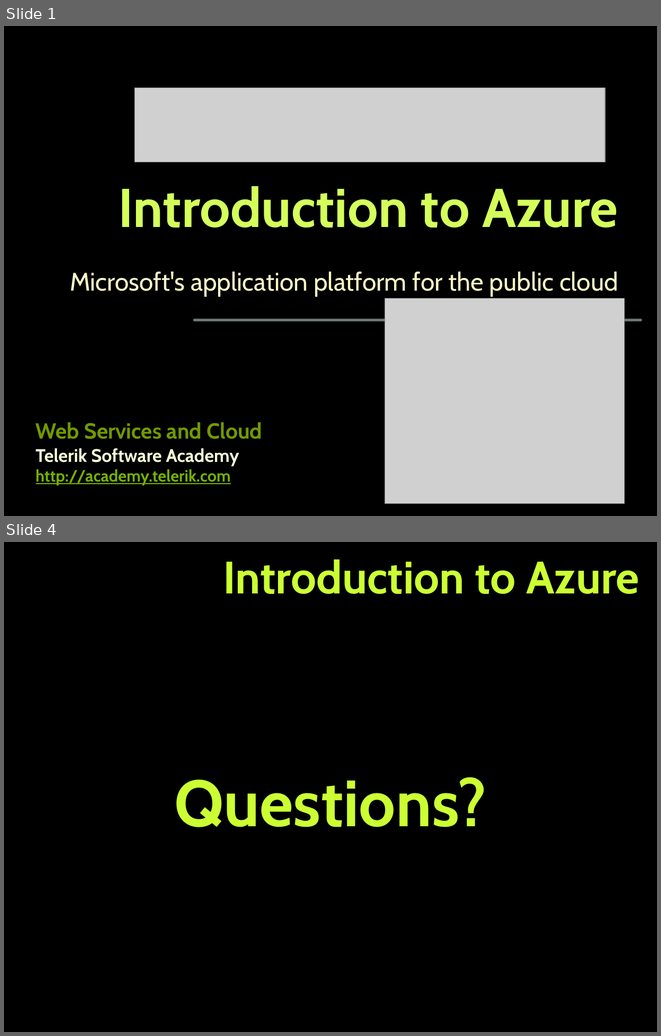
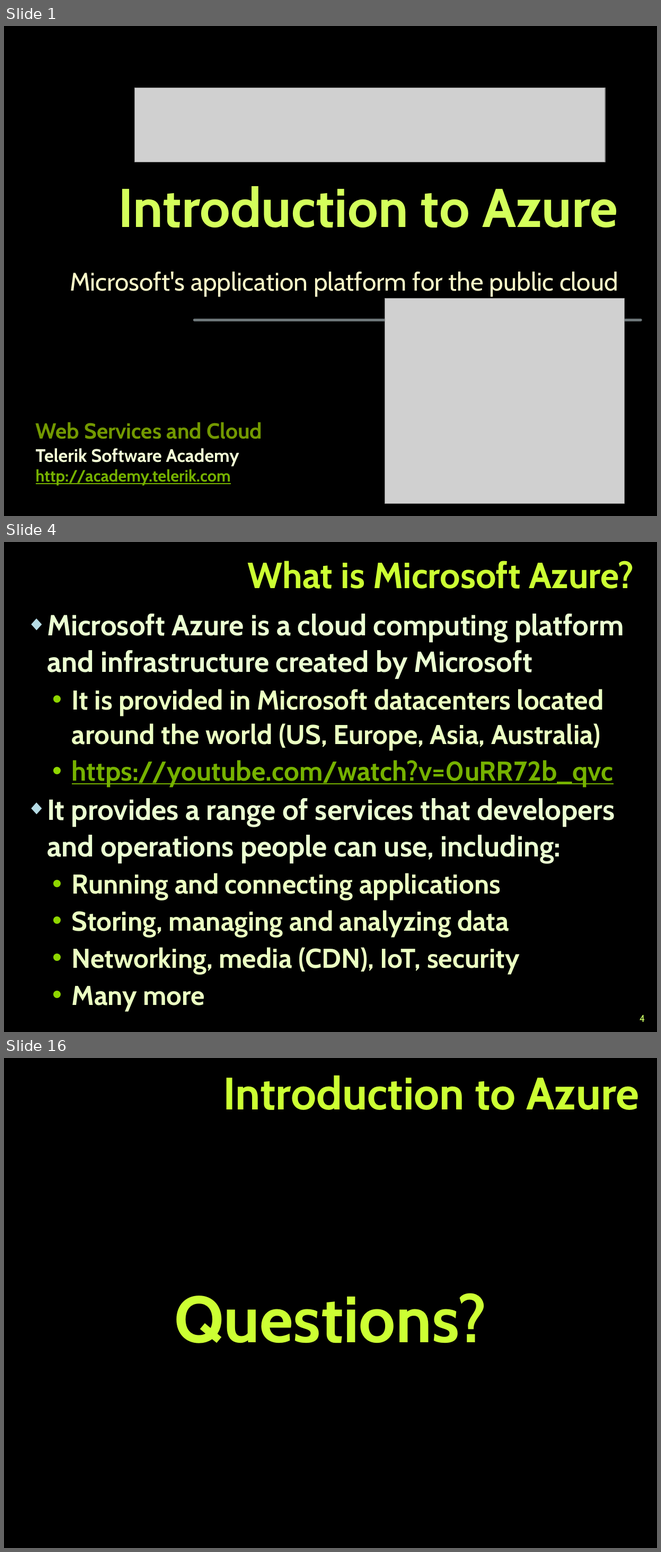
Before and after one commit to TelerikAcademy/Web-Services-and-Cloud, a slide deck: 09. Intro-to-Azure/Intro-to-Azure.pptx. Shown one above the other, each under a label of ours: slides 1 and 4 before the commit, slides 1, 4 and 16 after it; the slides between them are not shown. The pictures are 661x1036 and 661x1552 pixels, drawn with LibreOffice and Linux fonts; fonts in the diff are those of the drawing; grey boxes stand for pictures; background and template pictures are left out. Boxes give left, top, right and bottom in pixels: in the first picture for what was removed or moved away, otherwise in the second. Text is boxed around its words. In the diff, an @@ line names an element or a change of style, - is before the commit and + after.

Commit message:
Work on Intro-to-Azure.pptx

```diff
--- a/09. Intro-to-Azure/Intro-to-Azure.pptx
+++ b/09. Intro-to-Azure/Intro-to-Azure.pptx
@@ slide 4 added at (4, 542, 657, 1032), background picture (left out) @@
@@ title added at (248, 561, 634, 589), 40 pt, text #CCFF33, bold @@
+What is Microsoft Azure?
@@ text added at (47, 614, 624, 1011), 30 pt, text #EBFFC2, bold @@
+◆ Microsoft Azure is a cloud computing platform and infrastructure created by Microsoft
+  • It is provided in Microsoft datacenters located around the world (US, Europe, Asia, Australia)
+  • https://youtube.com/watch?v=0uRR72b_qvc
+◆ It provides a range of services that developers and operations people can use, including:
+  • Running and connecting applications
+  • Storing, managing and analyzing data
+  • Networking, media (CDN), IoT, security
+  • Many more
@@ page number added at (639, 1014, 645, 1022), 11 pt, text #CCFF66 @@
+4
@@ what was slide 4 is now slide 16 @@
```
Also in this commit, not shown: 1 slide changed, 12 other slides added, 1 slide removed.
